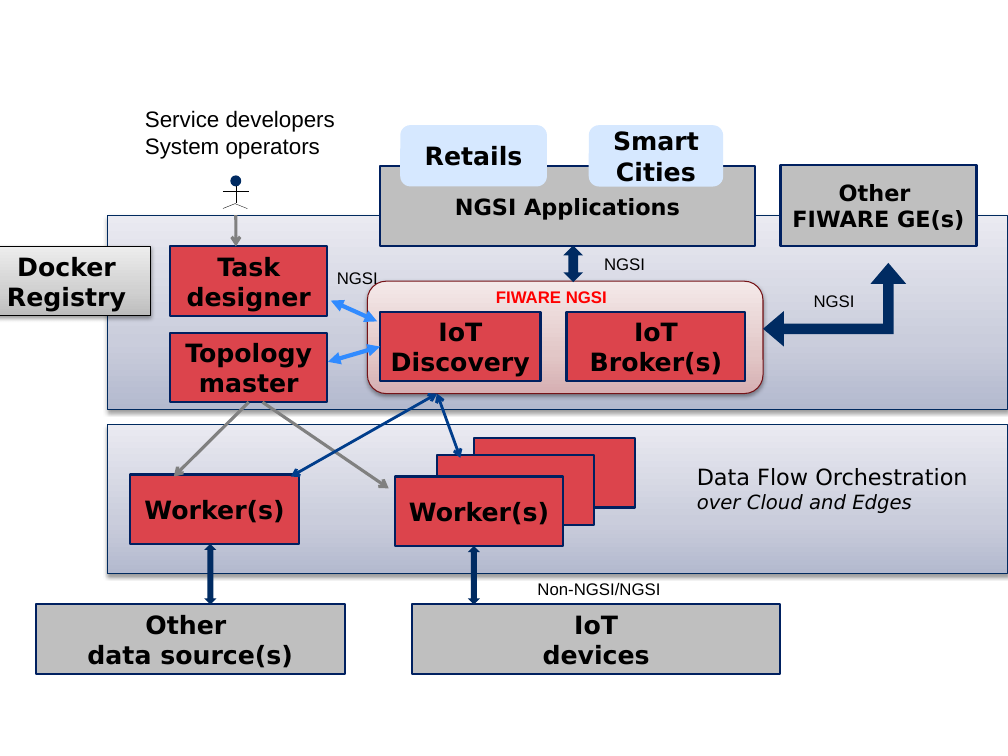
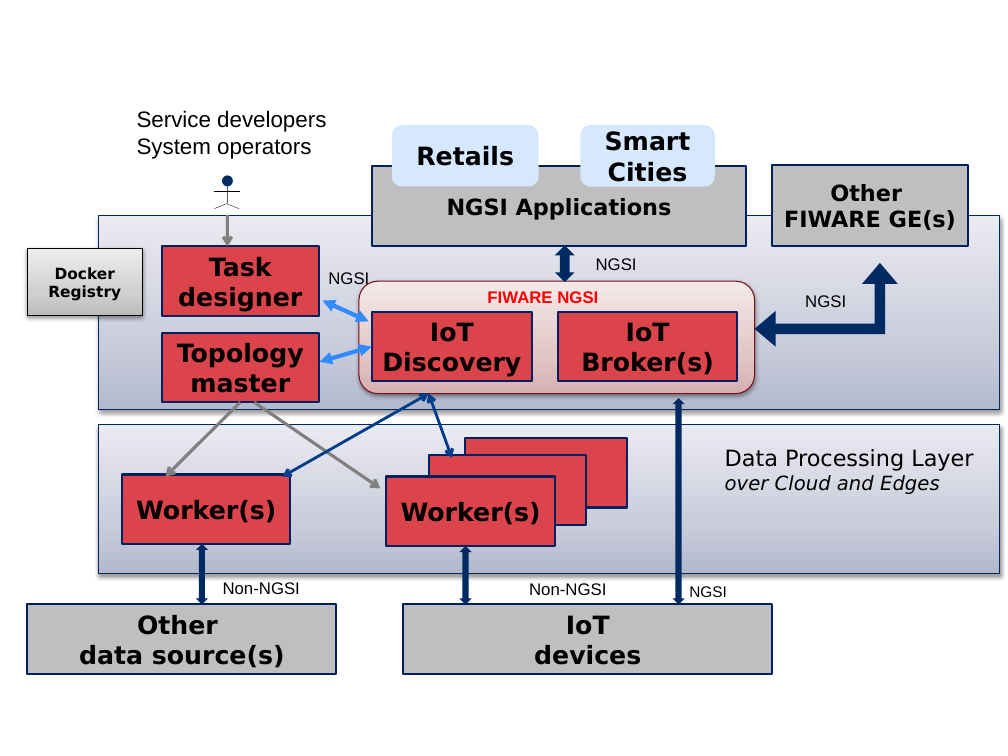
Before and after one commit to smartfog/fogflow, a slide deck: slide 1 of doc/en/source/figures/figures.pptx. Drawn at 1008x756 pixels with LibreOffice and Linux fonts; fonts in the diff are those of the drawing. Boxes give left, top, right and bottom in pixels: in the first picture for what was removed or moved away, otherwise in the second. Text is boxed around its words. In the diff, an @@ line names an element or a change of style, - is before the commit and + after.

```diff
--- a/doc/en/source/figures/figures.pptx
+++ b/doc/en/source/figures/figures.pptx
@@ 14 rectangles, 5 texts, 4 lines, 4 double arrows, 3 rounded rectangles, 3 up down arrows, 3 arrows, 1 left up arrow, 1 ellipse: place and size @@
-14 rectangles, 5 texts, 4 lines, 4 double arrows, 3 rounded rectangles, 3 up down arrows, 3 arrows, 1 left up arrow, 1 ellipse at (35, 110, 1008, 674)
+14 rectangles, 5 texts, 4 lines, 4 double arrows, 3 rounded rectangles, 3 up down arrows, 3 arrows, 1 left up arrow, 1 ellipse at (27, 110, 1000, 674)
@@ rectangle "Docker": place and size @@
-rectangle "Docker" at (0, 247, 150, 317)
+rectangle "Docker" at (27, 249, 142, 317)
@@ rectangle "Docker" at (27, 249, 142, 317): size 18 to 11 pt @@
@@ up down arrow added at (672, 398, 684, 605), fill #002B62 @@
@@ text "Data Processing Layer": place and size @@
-text "Data Processing Layer" at (697, 468, 967, 513)
+text "Data Processing Layer" at (725, 449, 973, 494)
@@ text at (725, 449, 973, 471): text changed @@
-Data Flow Orchestration
+Data Processing Layer
@@ text added at (223, 582, 300, 594), 12 pt, text #000000 @@
+Non-NGSI
@@ text at (529, 583, 606, 595): text changed @@
-Non-NGSI/NGSI
+Non-NGSI
@@ text added at (689, 586, 727, 597), 11 pt, text #000000 @@
+NGSI
```
Also in this commit, not shown: 1 slide added, 8 other files.
